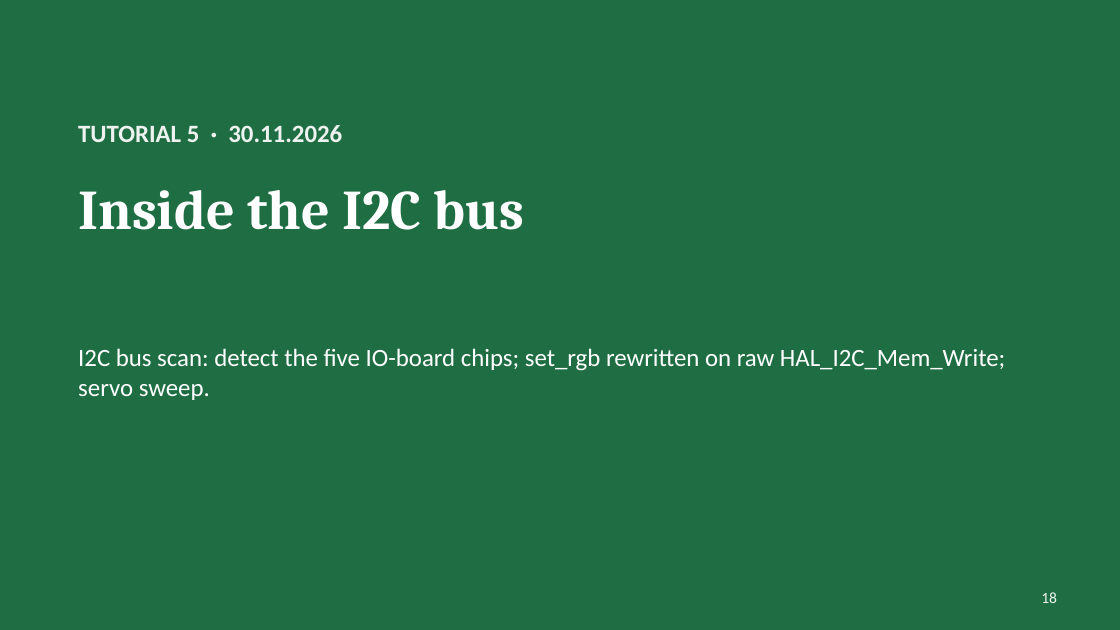
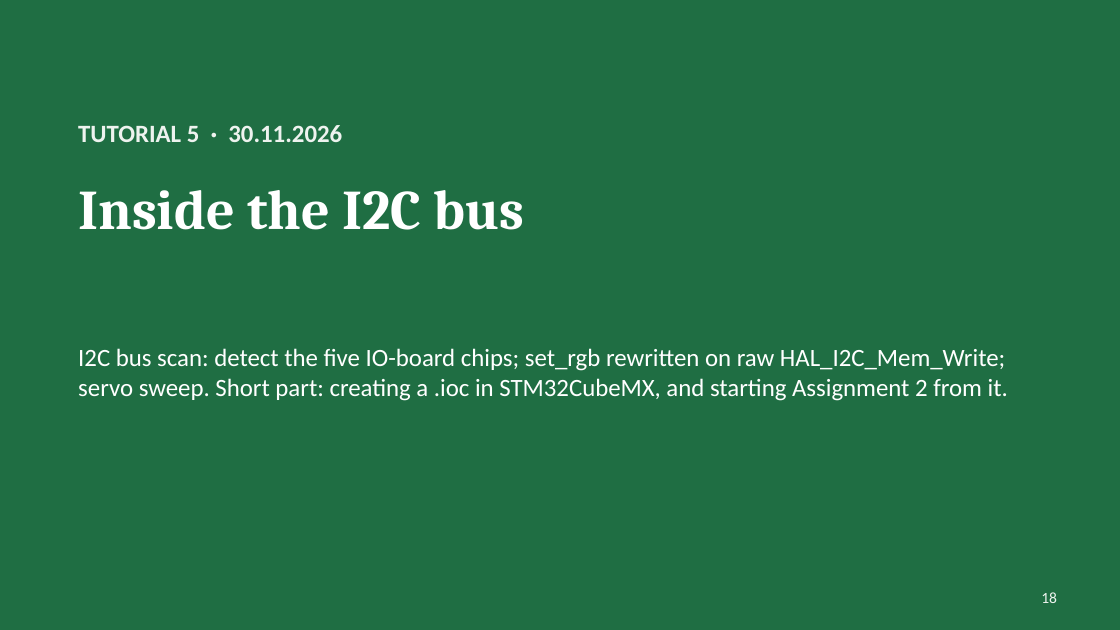
Before and after one commit to Yohai-ack/MP, a slide deck: slide 18 of tutorials/MP_tutorials_2026.pptx. Drawn at 1120x630 pixels with LibreOffice and Linux fonts; fonts in the diff are those of the drawing. Boxes give left, top, right and bottom in pixels: in the first picture for what was removed or moved away, otherwise in the second. Text is boxed around its words. In the diff, an @@ line names an element or a change of style, - is before the commit and + after.

```diff
--- a/tutorials/MP_tutorials_2026.pptx
+++ b/tutorials/MP_tutorials_2026.pptx
@@ text at box(78, 348, 1008, 401): text changed @@
-I2C bus scan: detect the five IO-board chips; set_rgb rewritten on raw HAL_I2C_Mem_Write; servo sweep.
+I2C bus scan: detect the five IO-board chips; set_rgb rewritten on raw HAL_I2C_Mem_Write; servo sweep. Short part: creating a .ioc in STM32CubeMX, and starting Assignment 2 from it.
```
Also in this commit, not shown: 4 slides added, 3 other files.
